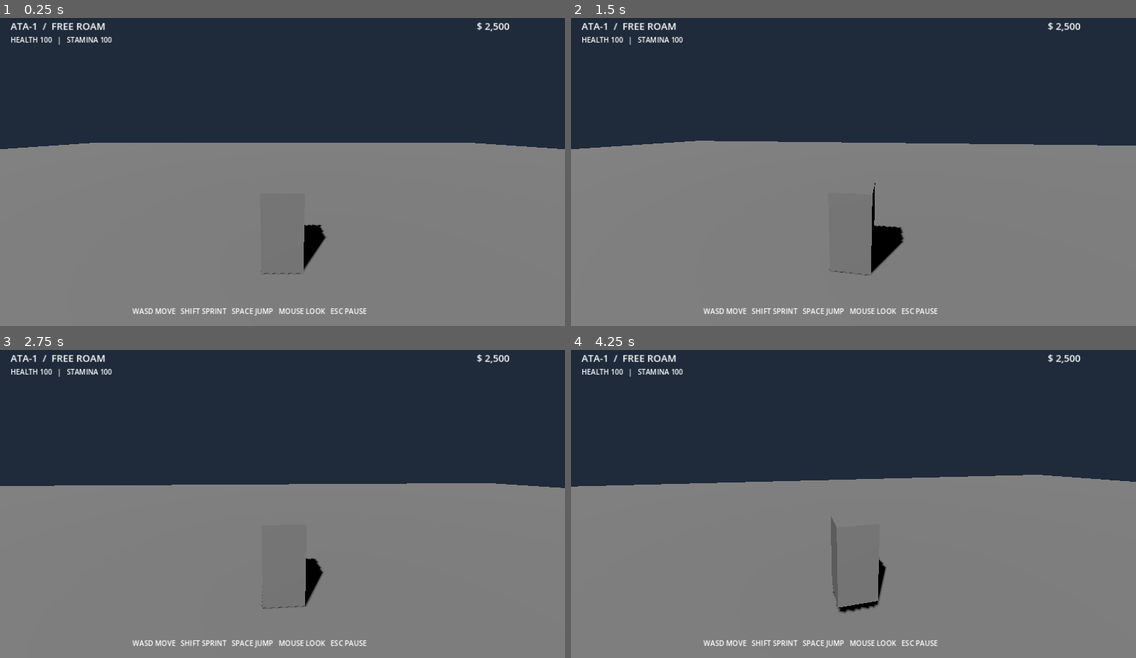
Above: before the commit, frames 1-4 (two rows, left to right).
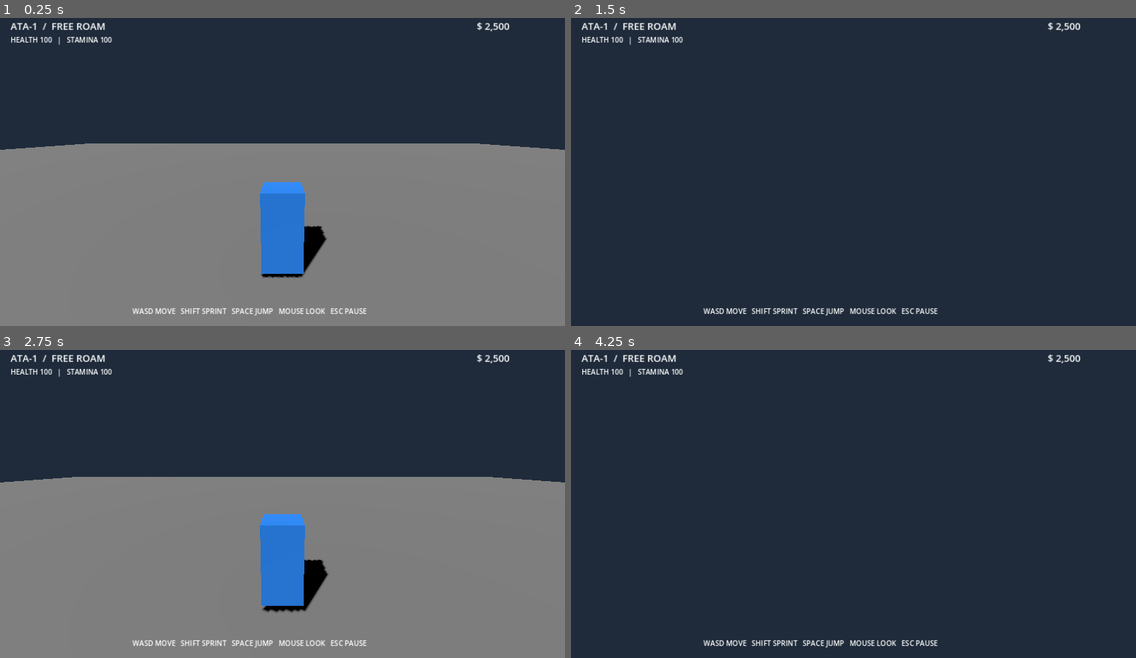
Above: after the commit, the same moments.

Repository: anirudhadebbarma031214-commits/ATA-1
Game: Godot game, scene res://scenes/main.tscn
The game is run twice, just before and just after one commit, with the same random seed, the same clock (stepped at 60 frames per second) and the same inputs.
Inputs (mouse positions are in pixels of both pictures, inside the frame that each line leads up to):
- Up to frame 1 (0.25 s): no input
- Up to frame 2 (1.5 s): tap Enter at 0.5 s; move the mouse to (881, 165) at 0.52 s; hold W from 0.53 s (still down); tap 1 at 0.6 s; tap Space at 0.77 s; tap 3 at 0.8, 1.35 s; move the mouse to (825, 168) at 1.27 s
- Up to frame 3 (2.75 s): keep holding W; tap Space at 1.52 s; tap 0 at 1.55, 2.1 s; move the mouse to (293, 494) at 2.02 s; tap 1 at 2.3 s
- Up to frame 4 (4.25 s): keep holding W; move the mouse to (847, 504) at 2.77 s; tap 1 at 2.85 s; tap Space at 3.02, 3.77 s; tap 3 at 3.05, 3.6 s; move the mouse to (893, 504) at 3.52 s; tap 0 at 3.8 s

The runs differ from the first frame. In frame 1, 2.7% of the frame differs, in the area x 0-100%, y 40-85%; in frame 2, 59%, in the area x 0-100%, y 39-100%; in frame 3, 4.9%; in frame 4, 58%.

Commit message:
Add three-character switching and active character controls

Diff:
--- a/scripts/player.gd
+++ b/scripts/player.gd
@@ -1,23 +1,42 @@
 extends CharacterBody3D
 
+@export var character_index: int = 1
+@export var character_name: String = "ALEX"
+@export var is_active: bool = false
 @export var walk_speed: float = 5.5
 @export var sprint_speed: float = 9.0
 @export var jump_velocity: float = 4.5
 @export var mouse_sensitivity: float = 0.0025
-@export var camera_distance: float = 5.0
 
 var gravity: float = 18.0
 var camera_yaw: float = 0.0
 var camera_pitch: float = -0.18
-var _jump_was_pressed: bool = false
+var jump_was_pressed: bool = false
 @onready var camera_rig: Node3D = $CameraRig
+@onready var game_camera: Camera3D = $CameraRig/SpringArm3D/Camera3D
+@onready var body_mesh: MeshInstance3D = $BodyMesh
 
 func _ready() -> void:
-	Input.mouse_mode = Input.MOUSE_MODE_CAPTURED
+	add_to_group("playable_characters")
 	camera_rig.position = Vector3(0, 1.5, 0)
 	camera_rig.rotation = Vector3(camera_pitch, camera_yaw, 0)
+	game_camera.current = is_active
+	var body_material := StandardMaterial3D.new()
+	match character_index:
+		1:
+			body_material.albedo_color = Color(0.15, 0.55, 1.0)
+		2:
+			body_material.albedo_color = Color(1.0, 0.42, 0.12)
+		3:
+			body_material.albedo_color = Color(0.25, 0.9, 0.45)
+	body_mesh.material_override = body_material
 
 func _unhandled_input(event: InputEvent) -> void:
+	if event is InputEventKey and event.pressed and not event.echo:
+		if event.keycode >= KEY_1 and event.keycode <= KEY_3:
+			_switch_character(event.keycode - KEY_0)
+	if not is_active:
+		return
 	if event is InputEventMouseMotion and Input.mouse_mode == Input.MOUSE_MODE_CAPTURED:
 		camera_yaw -= event.relative.x * mouse_sensitivity
 		camera_pitch = clamp(camera_pitch - event.relative.y * mouse_sensitivity, -0.9, 0.35)
@@ -25,22 +44,28 @@
 	if event is InputEventMouseButton and event.pressed and Input.mouse_mode == Input.MOUSE_MODE_VISIBLE and not get_tree().paused:
 		Input.mouse_mode = Input.MOUSE_MODE_CAPTURED
 
+func _switch_character(target_index: int) -> void:
+	for character in get_tree().get_nodes_in_group("playable_characters"):
+		character.is_active = character.character_index == target_index
+		character.game_camera.current = character.is_active
+	if is_active:
+		Input.mouse_mode = Input.MOUSE_MODE_CAPTURED
+
 func _physics_process(delta: float) -> void:
+	if not is_active or get_tree().paused:
+		return
 	if not is_on_floor():
 		velocity.y -= gravity * delta
-
 	var jump_pressed := Input.is_key_pressed(KEY_SPACE)
-	if jump_pressed and is_on_floor() and not _jump_was_pressed:
+	if jump_pressed and is_on_floor() and not jump_was_pressed:
 		velocity.y = jump_velocity
-	_jump_was_pressed = jump_pressed
-
+	jump_was_pressed = jump_pressed
 	var input_x := float(Input.is_key_pressed(KEY_D) or Input.is_key_pressed(KEY_RIGHT)) - float(Input.is_key_pressed(KEY_A) or Input.is_key_pressed(KEY_LEFT))
 	var input_z := float(Input.is_key_pressed(KEY_S) or Input.is_key_pressed(KEY_DOWN)) - float(Input.is_key_pressed(KEY_W) or Input.is_key_pressed(KEY_UP))
 	var input_vector := Vector2(input_x, input_z).normalized()
 	var forward := Vector3(-sin(camera_yaw), 0, -cos(camera_yaw))
 	var right := Vector3(cos(camera_yaw), 0, -sin(camera_yaw))
 	var direction := (right * input_vector.x + forward * -input_vector.y).normalized()
-
 	var speed := sprint_speed if Input.is_key_pressed(KEY_SHIFT) else walk_speed
 	if direction.length() > 0.01:
 		velocity.x = direction.x * speed
@@ -48,5 +73,4 @@
 	else:
 		velocity.x = move_toward(velocity.x, 0.0, walk_speed * 5.0 * delta)
 		velocity.z = move_toward(velocity.z, 0.0, walk_speed * 5.0 * delta)
-
 	move_and_slide()
